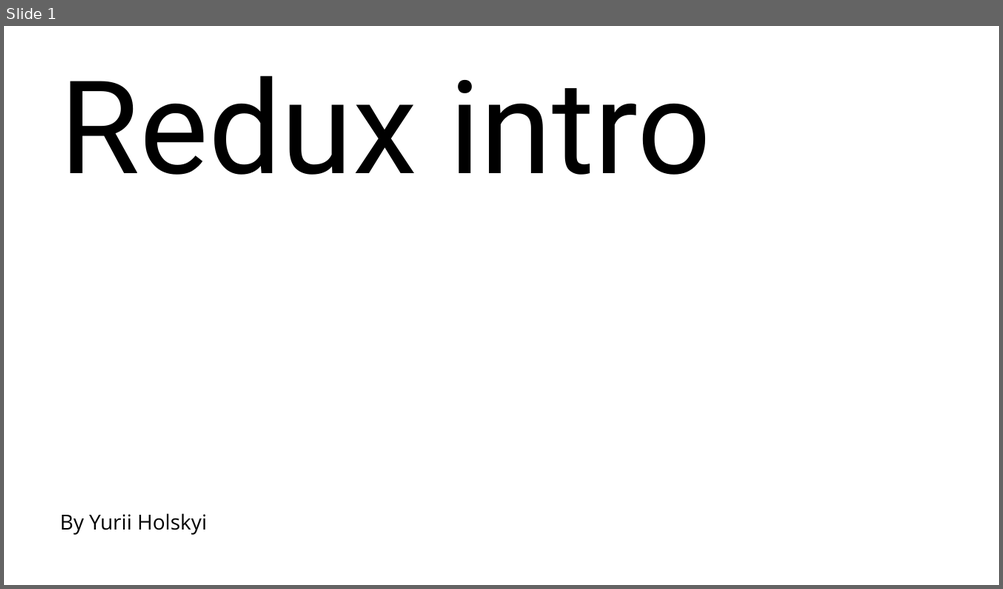
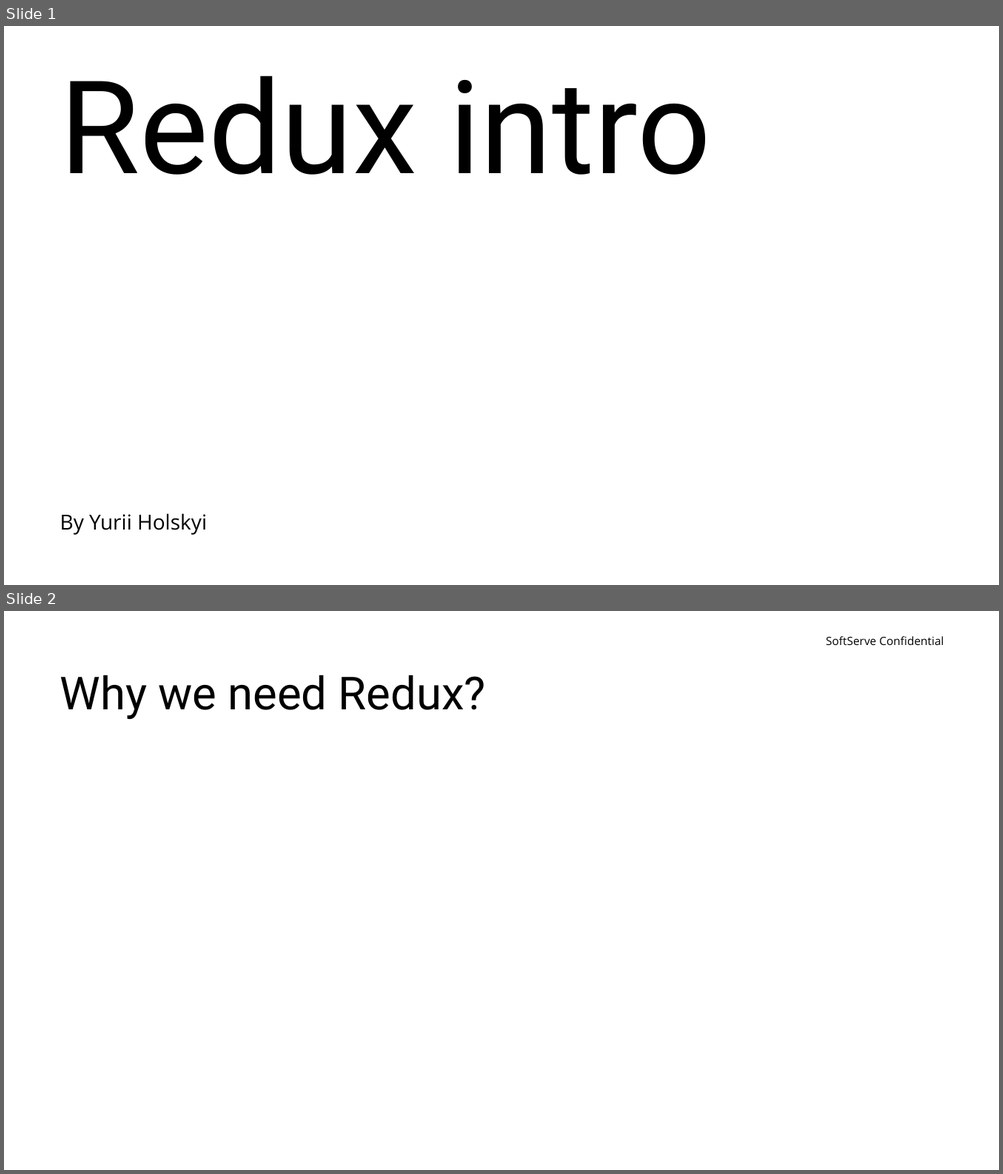
Before and after one commit to yuriiholskiy/Lv-469.node, a slide deck: perfomances/redux-intro(Yurii Holskyi).pptx. Shown one above the other, each under a label of ours: slide 1 before the commit, slides 1 and 2 after it. The pictures are 1003x589 and 1003x1174 pixels, drawn with LibreOffice and Linux fonts; fonts in the diff are those of the drawing; background and template pictures are left out. Boxes give left, top, right and bottom in pixels: in the first picture for what was removed or moved away, otherwise in the second. Text is boxed around its words. In the diff, an @@ line names an element or a change of style, - is before the commit and + after.

```diff
--- a/perfomances/redux-intro(Yurii Holskyi).pptx
+++ b/perfomances/redux-intro(Yurii Holskyi).pptx
@@ slide 2 added at (x1=4, y1=611, x2=999, y2=1170), background #FFFFFF @@
@@ text added at (x1=825, y1=636, x2=943, y2=645), 11 pt, text #000000 @@
+SoftServe Confidential
@@ title added at (x1=60, y1=675, x2=486, y2=719), 44 pt, text #000000 @@
+Why we need Redux?
```
